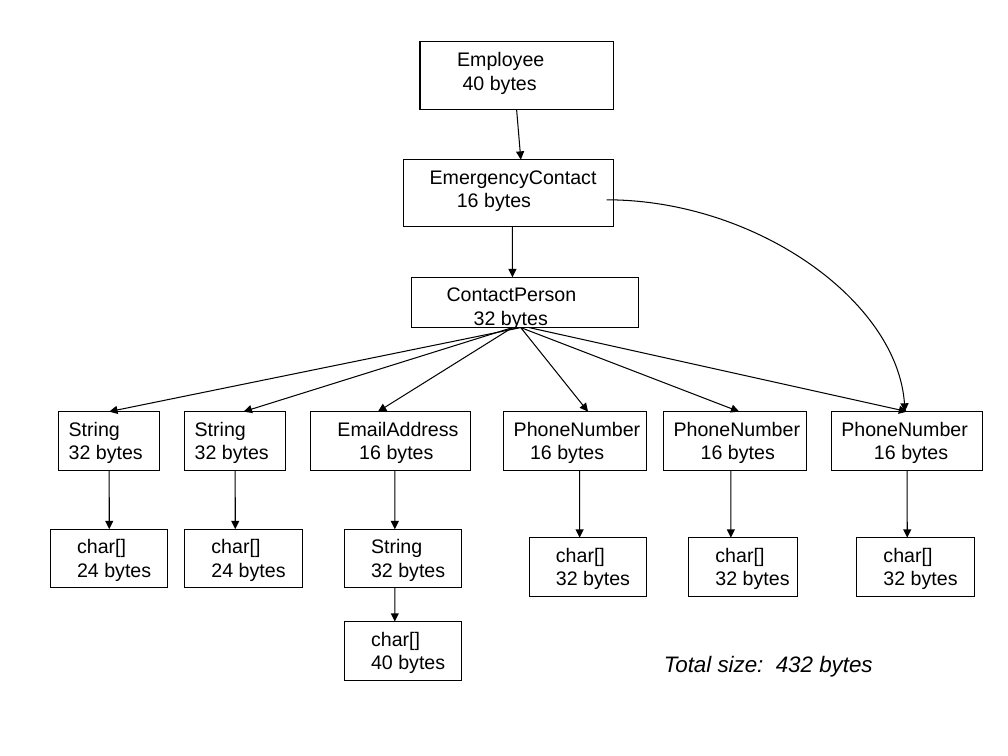
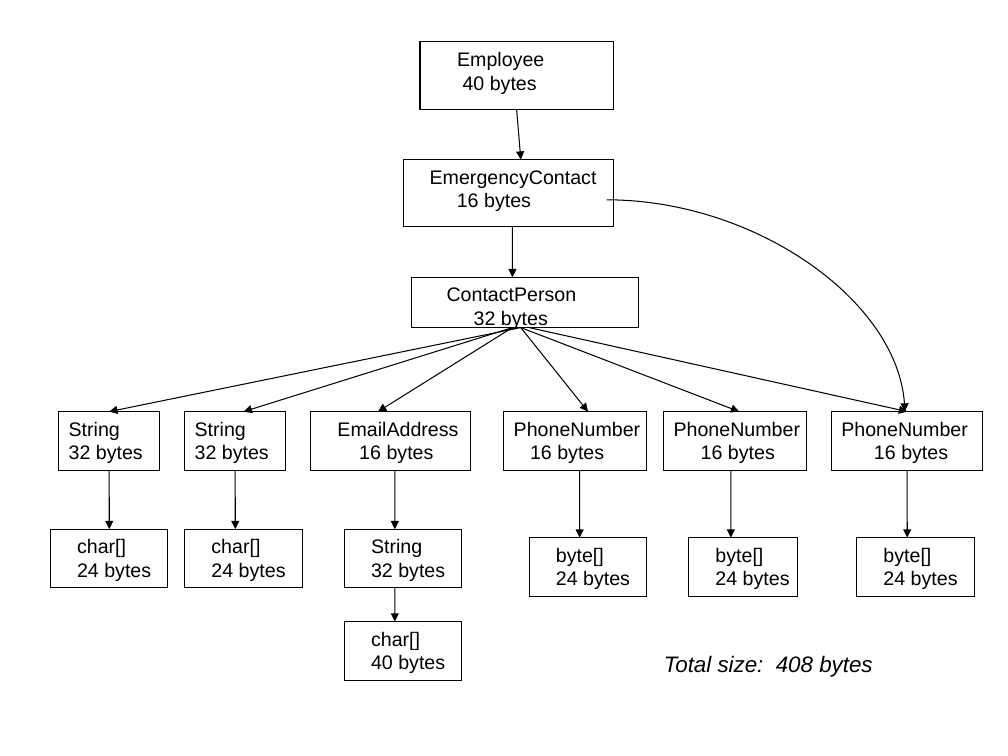
Before and after one commit to TheRuncibleTuner/bloatbook, a slide deck: slide 2 of Figures/chapter4/employee-status.ppt. Drawn at 1008x756 pixels with LibreOffice and Linux fonts; fonts in the diff are those of the drawing. Boxes give left, top, right and bottom in pixels: in the first picture for what was removed or moved away, otherwise in the second. Text is boxed around its words. In the diff, an @@ line names an element or a change of style, - is before the commit and + after.

```diff
--- a/Figures/chapter4/employee-status.ppt
+++ b/Figures/chapter4/employee-status.ppt
@@ text at [556,547,630,589]: text changed @@
-char[]
-32 bytes
+byte[]
+24 bytes
@@ text at [715,547,790,589]: text changed @@
-char[]
-32 bytes
+byte[]
+24 bytes
@@ text at [883,547,958,589]: text changed @@
-char[]
-32 bytes
+byte[]
+24 bytes
@@ text at [664,655,872,677]: text changed @@
-Total size: 432 bytes
+Total size: 408 bytes
```
Also in this commit, not shown: 2 slides added, 7 other files.
